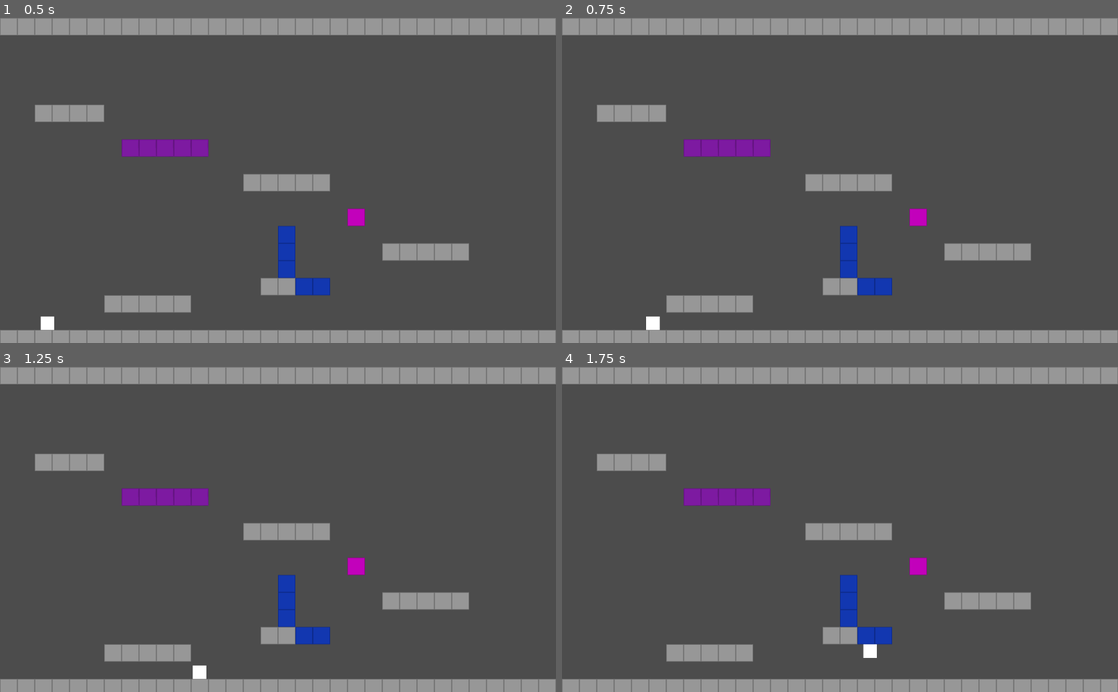
Above: before the commit, frames 1-4 (two rows, left to right).
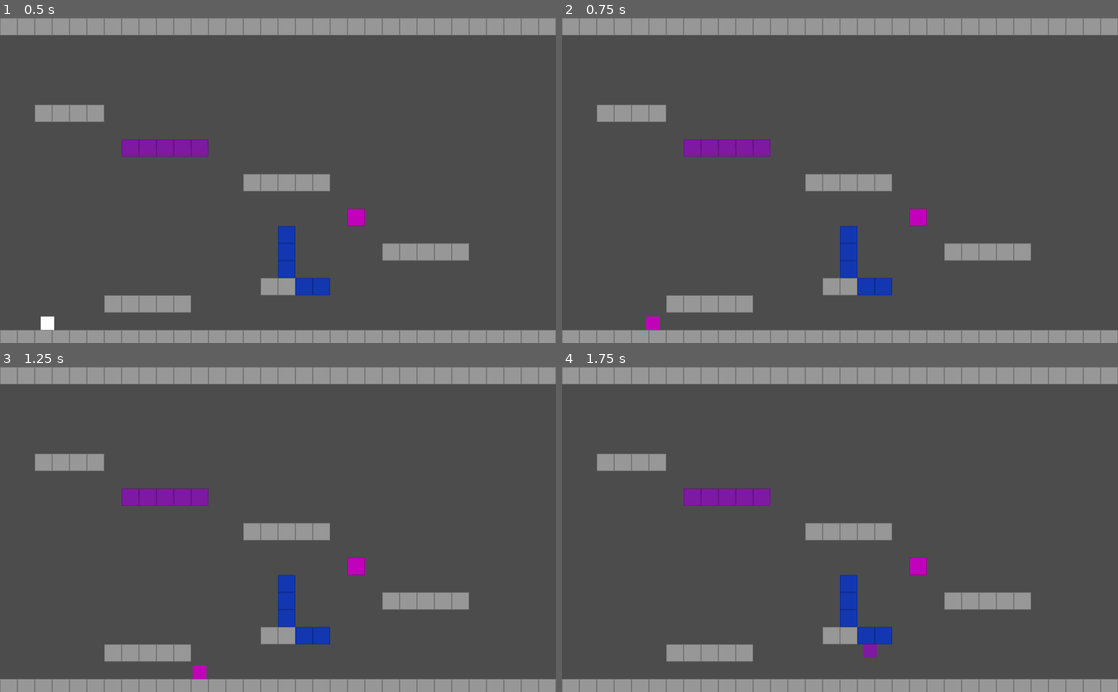
Above: after the commit, the same moments.

Repository: Eindall/Flashy-Editor
Game: Godot game, scene res://Level1.tscn
Two runs of this game, one before a commit and one after it. Both use one fixed random seed, a clock stepped at 60 frames per second and the inputs below. This scene is started directly instead of the project's main scene.
Inputs:
- Up to frame 1 (0.5 s): no input
- Up to frame 2 (0.75 s): tap Enter at 0.5 s; hold D (move_right) from 0.53 s (still down); hold R (turn_blue, bound only after the commit) from 0.53 s (still down)
- Up to frame 3 (1.25 s): keep holding D (move_right); keep holding R (turn_blue, bound only after the commit); tap Space (jump) at 0.77 s; tap E (turn_pink, bound only after the commit) at 0.8 s
- Up to frame 4 (1.75 s): keep holding D (move_right); release R (turn_blue, bound only after the commit) at 1.28 s; tap E (turn_pink, bound only after the commit) at 1.35 s; tap Space (jump) at 1.52 s; tap A (turn_purple, bound only after the commit) at 1.55 s

Frame 1 is identical in both runs. In frame 2, 0.1% of the frame differs, in the area x 15-18%, y 91-97%; in frame 3, 0.1%, in the area x 34-38%, y 91-97%; in frame 4, 0.1%.

Commit message:
Added color change

Diff:
--- a/Nouveau Projet De Jeu/Player/Player.gd
+++ b/Nouveau Projet De Jeu/Player/Player.gd
@@ -5,14 +5,22 @@
 const MAX_FALL_SPEED = 1000
 const GRAVITY = 60
 
+enum Colors {PURPLE, PINK, BLUE}
+
 var y_velocity = 0
 
 # Called when the node enters the scene tree for the first time.
 func _ready():
 	pass # Replace with function body.
 
-func _process(_delta):
+func _physics_process(_delta):
 	var move_dir = 0
+	if Input.is_action_pressed("turn_purple"):
+		$Sprite.modulate = Color("7e1ba2")
+	if Input.is_action_pressed("turn_pink"):
+		$Sprite.modulate = Color("1338b1")
+	if Input.is_action_pressed("turn_blue"):
+		$Sprite.modulate = Color("c302bc")
 	if Input.is_action_pressed("move_right"):
 		move_dir += 1
 	if Input.is_action_pressed("move_left"):
--- a/Nouveau Projet De Jeu/project.godot
+++ b/Nouveau Projet De Jeu/project.godot
@@ -36,6 +36,22 @@
 jump={
 "deadzone": 0.5,
 "events": [ Object(InputEventKey,"resource_local_to_scene":false,"resource_name":"","device":0,"alt":false,"shift":false,"control":false,"meta":false,"command":false,"pressed":false,"scancode":32,"unicode":0,"echo":false,"script":null)
+, Object(InputEventKey,"resource_local_to_scene":false,"resource_name":"","device":0,"alt":false,"shift":false,"control":false,"meta":false,"command":false,"pressed":false,"scancode":16777232,"unicode":0,"echo":false,"script":null)
+ ]
+}
+turn_purple={
+"deadzone": 0.5,
+"events": [ Object(InputEventKey,"resource_local_to_scene":false,"resource_name":"","device":0,"alt":false,"shift":false,"control":false,"meta":false,"command":false,"pressed":false,"scancode":65,"unicode":0,"echo":false,"script":null)
+ ]
+}
+turn_pink={
+"deadzone": 0.5,
+"events": [ Object(InputEventKey,"resource_local_to_scene":false,"resource_name":"","device":0,"alt":false,"shift":false,"control":false,"meta":false,"command":false,"pressed":false,"scancode":69,"unicode":0,"echo":false,"script":null)
+ ]
+}
+turn_blue={
+"deadzone": 0.5,
+"events": [ Object(InputEventKey,"resource_local_to_scene":false,"resource_name":"","device":0,"alt":false,"shift":false,"control":false,"meta":false,"command":false,"pressed":false,"scancode":82,"unicode":0,"echo":false,"script":null)
  ]
 }
 
